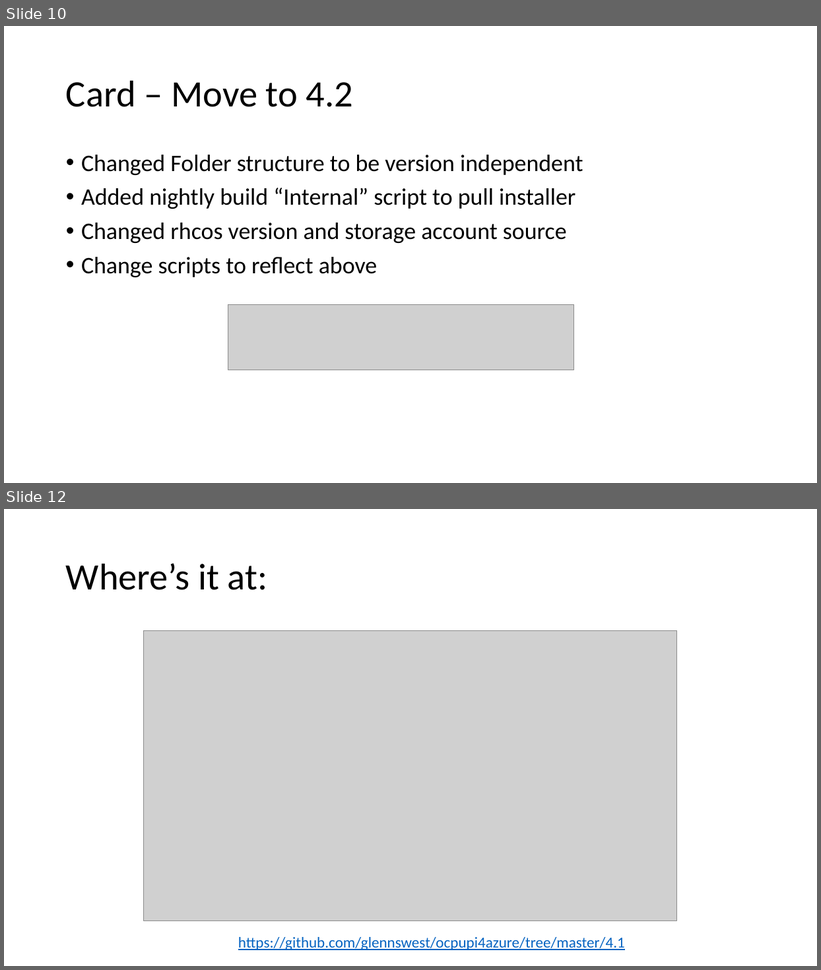
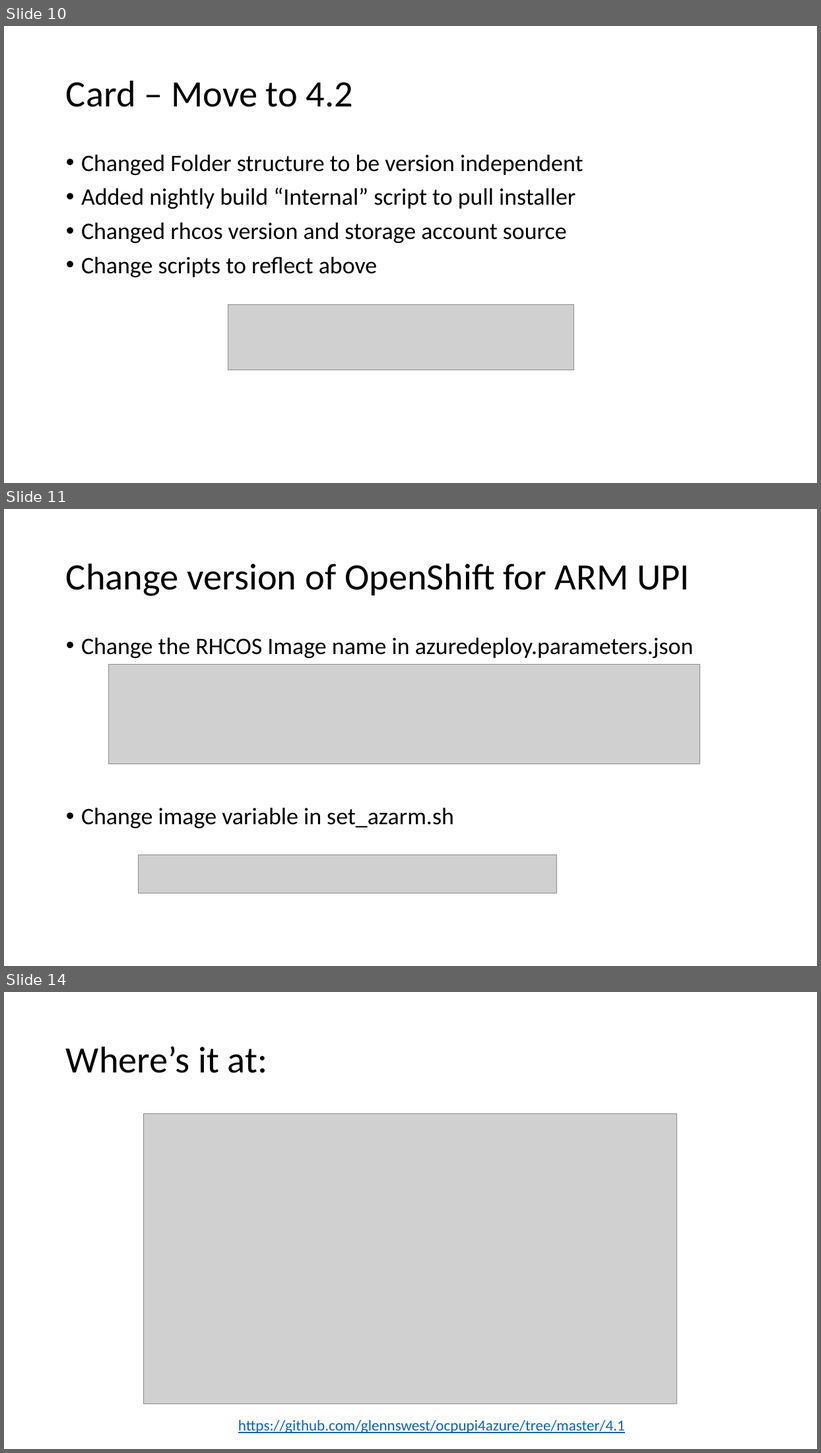
Before and after one commit to glennswest/ocpupi4azure, a slide deck: arm/doc/azocpupidemo2.pptx. Shown one above the other, each under a label of ours: slides 10 and 12 before the commit, slides 10, 11 and 14 after it; the slides between them are not shown. The pictures are 821x970 and 821x1453 pixels, drawn with LibreOffice and Linux fonts; fonts in the diff are those of the drawing; grey boxes stand for pictures. Boxes give left, top, right and bottom in pixels: in the first picture for what was removed or moved away, otherwise in the second. Text is boxed around its words. In the diff, an @@ line names an element or a change of style, - is before the commit and + after.

```diff
--- a/arm/doc/azocpupidemo2.pptx
+++ b/arm/doc/azocpupidemo2.pptx
@@ slide 11 added at (x1=4, y1=509, x2=817, y2=966), background #FFFFFF @@
@@ title added at (x1=66, y1=563, x2=689, y2=596), 44 pt, text #000000 @@
+Change version of OpenShift for ARM UPI
@@ text added at (x1=81, y1=638, x2=694, y2=828), 28 pt, text #000000 @@
+• Change the RHCOS Image name in azuredeploy.parameters.json
+• Change image variable in set_azarm.sh
@@ picture added at (x1=109, y1=664, x2=700, y2=764) @@
@@ picture added at (x1=139, y1=855, x2=557, y2=893) @@
@@ what was slide 12 is now slide 14 @@
```
Also in this commit, not shown: 2 slides changed, 1 other slide added, 1 other file.
